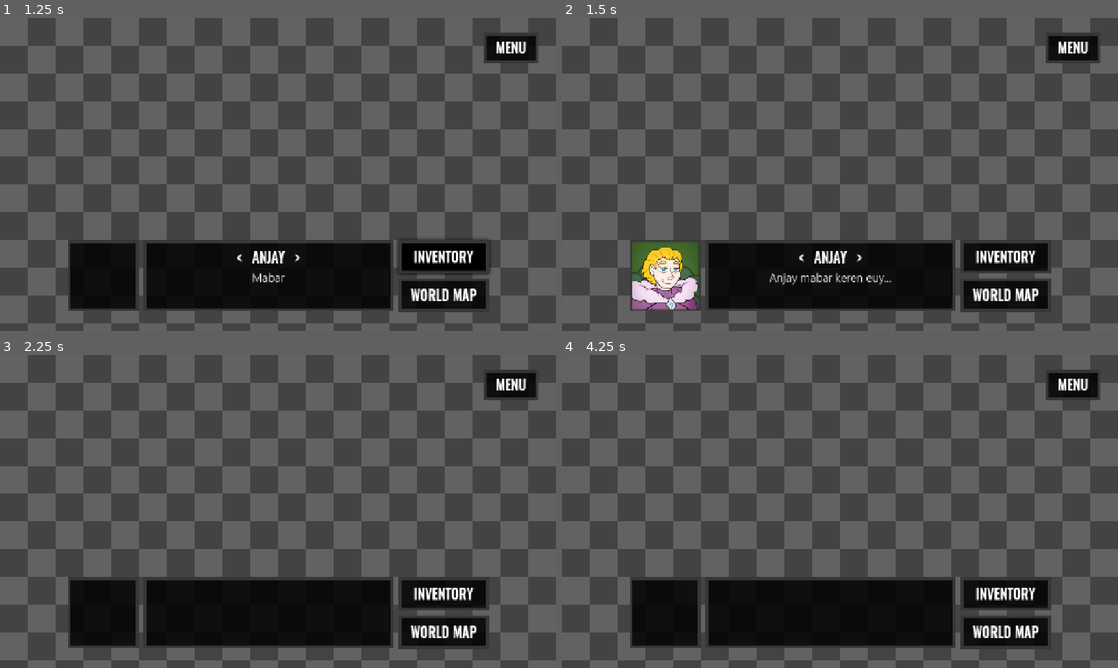
Above: before the commit, frames 1-4 (two rows, left to right).
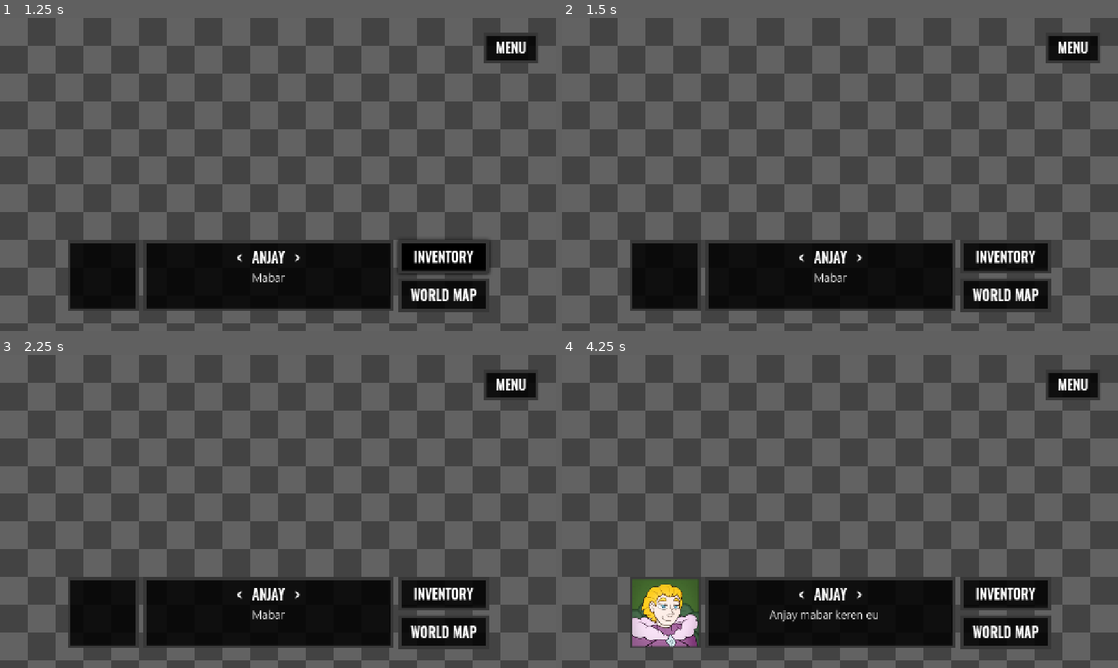
Above: after the commit, the same moments.

Repository: Piyan0/tim_movement
Game: Godot game, scene res://ui/game_hud/hud.tscn
The game is run twice, just before and just after one commit, with the same random seed, the same clock (stepped at 60 frames per second) and the same inputs.
Inputs (mouse positions are in pixels of both pictures, inside the frame that each line leads up to):
- Up to frame 1 (1.25 s): click (444, 255) at 0.52 s
- Up to frame 2 (1.5 s): tap Enter (ui_accept) at 1.25 s; drag from (1006, 255) to (895, 105) at 1.27 s
- Up to frame 3 (2.25 s): tap Enter (ui_accept) at 2 s; drag from (444, 630) to (250, 574) at 2.02 s
- Up to frame 4 (4.25 s): tap Enter (ui_accept) at 2.75, 3.5 s; move the mouse to (1073, 383) at 2.77 s; hold Right (ui_right) 2.78-3.5 s; click (1073, 383) at 2.92 s; drag from (812, 574) to (673, 464) at 3.52 s

Frame 1 is identical in both runs. In frame 2, 2.9% of the frame differs, in the area x 12-60%, y 71-94%; in frame 3, 0.3%; in frame 4, 3.0%, in the area x 12-57%, y 71-94%.

Commit message:
Commit at 08/06/2026 20:17:39,96

Diff:
--- a/commons/interact_actions.gd
+++ b/commons/interact_actions.gd
@@ -1,12 +1,14 @@
 class_name InteractActions
 
 func text(arr = ["Godot//It works!"]):
-    var ins = load("uid://bxikvddg4fkyy").instantiate()
-    ins.dialogue_batch = arr.map(func(value):
-        var split = value.split("/")
-        var line = Dialogue.DialogueLine.new(split[0].strip_edges(), split[2].strip_edges())
-        line.avatar_path = split[1].replace(".", "/").strip_edges()
-        return line
-    )
-    GlobalCanvas.add_child(ins)
-    await ins.finished
+    return
+
+    # var ins = load("uid://bxikvddg4fkyy").instantiate()
+    # ins.dialogue_batch = arr.map(func(value):
+    #     var split = value.split("/")
+    #     var line = Dialogue.DialogueLine.new(split[0].strip_edges(), split[2].strip_edges())
+    #     line.avatar_path = split[1].replace(".", "/").strip_edges()
+    #     return line
+    # )
+    # GlobalCanvas.add_child(ins)
+    # await ins.finished
--- /dev/null
+++ b/commons/ui/animate_fade.gd
@@ -0,0 +1 @@
+class_name AnimateFade
--- a/commons/ui/dialogue_base.gd
+++ b/commons/ui/dialogue_base.gd
@@ -8,15 +8,19 @@
 var speed= 20
 var dialogue_batch: Array= []: set= _set_dialogue_batch
 var on_progress= func(dialogue, visible_character, just_changed): pass
-
+var click_target: Control
 var _is_running_dialogue= false
 var _t: Tween
 var _just_changed= false
 var _current_dialogue= ""
 
 
-func _init(parent) -> void:
+func _init(parent, click_target = null) -> void:
+    if click_target == null:
+        click_target = parent
+
     parent.add_child.call_deferred(self)
+    click_target.gui_input.connect(input)
 
 
 func input(event: InputEvent):
--- a/ui/game_hud/hud.gd
+++ b/ui/game_hud/hud.gd
@@ -2,5 +2,18 @@
 extends Control
 
 
+@export_category("Buttons")
+@export var _buttons: Array[HoverableButton]
+
 func _ready() -> void:
-    pass
+    # button menu
+    _buttons[0].cb = func():
+        print("button menu")
+
+    # button inventory
+    _buttons[1].cb = func():
+        print("button inventory")
+
+    # buttonworld map
+    _buttons[2].cb = func():
+        print("button map")
--- a/ui/game_hud/hud.tscn
+++ b/ui/game_hud/hud.tscn
@@ -7,9 +7,8 @@
 [ext_resource type="LabelSettings" uid="uid://dqvc2kyhvjdcy" path="res://assets/ui/style/label_name.tres" id="4_8jpm2"]
 [ext_resource type="Texture2D" uid="uid://8flx0yjn7ifl" path="res://assets/images/portraits/shane.png" id="4_x4xp1"]
 [ext_resource type="LabelSettings" uid="uid://c53o05x7ehgqn" path="res://assets/ui/style/label_dialogue.tres" id="5_mx14h"]
-[ext_resource type="PackedScene" uid="uid://buajies2jtys6" path="res://ui/hoverable_button/hoverable_button.tscn" id="6_g8xwt"]
+[ext_resource type="PackedScene" uid="uid://buajies2jtys6" path="res://ui/hoverable_button/black/hoverable_button.tscn" id="6_g8xwt"]
 [ext_resource type="Script" uid="uid://dejfrbq4d4fdv" path="res://ui/game_hud/hud_dialogue_logic.gd" id="8_8jpm2"]
-[ext_resource type="Script" uid="uid://dbl0hbal7s4wv" path="res://ui/game_hud/hud_button_logic.gd" id="9_mx14h"]
 
 [sub_resource type="ShaderMaterial" id="ShaderMaterial_g8xwt"]
 shader = ExtResource("1_qvtb7")
@@ -21,7 +20,7 @@
 
 [sub_resource type="StyleBoxEmpty" id="StyleBoxEmpty_g8xwt"]
 
-[node name="HUD" type="Control" unique_id=251633660]
+[node name="HUD" type="Control" unique_id=251633660 node_paths=PackedStringArray("_buttons")]
 layout_mode = 3
 anchors_preset = 15
 anchor_right = 1.0
@@ -29,6 +28,15 @@
 grow_horizontal = 2
 grow_vertical = 2
 script = ExtResource("1_3ys00")
+_buttons = [NodePath("HoverableButton"), NodePath("BottomContainer/PanelContainer/VBoxContainer/HoverableButton"), NodePath("BottomContainer/PanelContainer/VBoxContainer/HoverableButton2")]
+
+[node name="HUDDialogueLogic" type="Node" parent="." unique_id=1285769413 node_paths=PackedStringArray("_tr_portrait", "_lb_name", "_deco", "_lb_content", "_click_target")]
+script = ExtResource("8_8jpm2")
+_tr_portrait = NodePath("../BottomContainer/Control/Portrait")
+_lb_name = NodePath("../BottomContainer/MarginContainer/MarginContainer/VBoxContainer2/HBoxContainer2/Label")
+_deco = [NodePath("../BottomContainer/MarginContainer/MarginContainer/VBoxContainer2/HBoxContainer2/Label2"), NodePath("../BottomContainer/MarginContainer/MarginContainer/VBoxContainer2/HBoxContainer2/Label3")]
+_lb_content = NodePath("../BottomContainer/MarginContainer/MarginContainer/VBoxContainer2/Label")
+_click_target = NodePath("")
 
 [node name="Control" type="ColorRect" parent="." unique_id=1188583734]
 material = SubResource("ShaderMaterial_g8xwt")
@@ -38,6 +46,7 @@
 anchor_bottom = 1.0
 grow_horizontal = 2
 grow_vertical = 2
+mouse_filter = 1
 
 [node name="TextureRect" type="TextureRect" parent="." unique_id=758433168]
 visible = false
@@ -184,13 +193,3 @@
 offset_bottom = 103.0
 grow_horizontal = 0
 title = "MENU"
-
-[node name="HUDDialogueLogic" type="Node" parent="." unique_id=1285769413 node_paths=PackedStringArray("_tr_portrait", "_lb_name", "_deco", "_lb_content")]
-script = ExtResource("8_8jpm2")
-_tr_portrait = NodePath("../BottomContainer/Control/Portrait")
-_lb_name = NodePath("../BottomContainer/MarginContainer/MarginContainer/VBoxContainer2/HBoxContainer2/Label")
-_deco = [NodePath("../BottomContainer/MarginContainer/MarginContainer/VBoxContainer2/HBoxContainer2/Label2"), NodePath("../BottomContainer/MarginContainer/MarginContainer/VBoxContainer2/HBoxContainer2/Label3")]
-_lb_content = NodePath("../BottomContainer/MarginContainer/MarginContainer/VBoxContainer2/Label")
-
-[node name="HUDButtonLogic" type="Node" parent="." unique_id=1699864181]
-script = ExtResource("9_mx14h")
--- a/ui/game_hud/hud_button_logic.gd
+++ /dev/null
@@ -1 +0,0 @@
-extends Node
--- a/ui/game_hud/hud_dialogue_logic.gd
+++ b/ui/game_hud/hud_dialogue_logic.gd
@@ -6,13 +6,14 @@
 @export var _lb_name: Label
 @export var _deco: Array[Label]
 @export var _lb_content: Label
+@export var _click_target: Control
 
 
 var _base_dlg: DialogueBase
 
 func _ready() -> void:
     reset_content()
-    _base_dlg = DialogueBase.new(self)
+    _base_dlg = DialogueBase.new(owner)
     _base_dlg.speed = _dlg_speed
     _base_dlg.on_progress = func(dialogue: DialogueWithPortrait, vis_chars, just_changed):
         if just_changed:
@@ -53,10 +54,6 @@
     _lb_name.text = ""
 
 
-func _input(event: InputEvent) -> void:
-    _base_dlg.input(event)
-
-
 class DialogueWithPortrait:
     extends DialogueBase.DialogueNormal
     var portrait_id: String
--- a/ui/hoverable_button/hoverable_button.gd
+++ b/ui/hoverable_button/black/hoverable_button.gd
@@ -1,4 +1,5 @@
 @tool
+class_name HoverableButton
 extends MarginContainer
 
 
--- a/ui/hoverable_button/hoverable_button.tscn
+++ b/ui/hoverable_button/black/hoverable_button.tscn
@@ -1,13 +1,14 @@
 [gd_scene format=3 uid="uid://buajies2jtys6"]
 
-[ext_resource type="Script" uid="uid://c1cvwi2rfunsp" path="res://ui/hoverable_button/hoverable_button.gd" id="1_p2ebe"]
+[ext_resource type="Script" uid="uid://c1cvwi2rfunsp" path="res://ui/hoverable_button/black/hoverable_button.gd" id="1_p2ebe"]
 [ext_resource type="LabelSettings" uid="uid://dqvc2kyhvjdcy" path="res://assets/ui/style/label_name.tres" id="2_86qne"]
 [ext_resource type="Texture2D" uid="uid://dfmy81ewhyps2" path="res://assets/ui/frame_black_normal.png" id="3_k5r64"]
 [ext_resource type="Texture2D" uid="uid://p5fcx6xynsur" path="res://assets/ui/frame_black_hover.png" id="3_phqk4"]
 
 [node name="HoverableButton" type="MarginContainer" unique_id=676343973]
 offset_right = 112.0
-offset_bottom = 46.0
+offset_bottom = 70.0
+mouse_filter = 0
 script = ExtResource("1_p2ebe")
 
 [node name="Control" type="Control" parent="." unique_id=856392079]
--- /dev/null
+++ b/ui/hoverable_button/pink/hoverable_button_pink.tscn
@@ -0,0 +1,20 @@
+[gd_scene format=3 uid="uid://dgnqke0amr8wb"]
+
+[ext_resource type="PackedScene" uid="uid://buajies2jtys6" path="res://ui/hoverable_button/black/hoverable_button.tscn" id="1_ghr6j"]
+[ext_resource type="Texture2D" uid="uid://ddtpg2ksm5v1s" path="res://assets/ui/frame_pink_idle.png" id="2_m7x57"]
+[ext_resource type="Texture2D" uid="uid://bopb128rvo6rc" path="res://assets/ui/frame_pink_hover.png" id="3_g8n7s"]
+
+[node name="HoverableButton" unique_id=676343973 instance=ExtResource("1_ghr6j")]
+title = "TEXT"
+
+[node name="IdleFrame" parent="Control" parent_id_path=PackedInt32Array(856392079) index="0" unique_id=747893412]
+offset_left = -14.0
+offset_top = -15.0
+offset_right = 14.0
+texture = ExtResource("2_m7x57")
+
+[node name="HoverFrame" parent="Control" parent_id_path=PackedInt32Array(856392079) index="1" unique_id=947909958]
+offset_left = -14.0
+offset_top = -15.0
+offset_right = 14.0
+texture = ExtResource("3_g8n7s")
--- /dev/null
+++ b/ui/main_menu/main_menu.gd
@@ -0,0 +1,40 @@
+extends Control
+
+
+@export_category("OptionsView")
+@export var _btn_start: HoverableButton
+@export var _buttons: Array[HoverableButton]
+@export var _hero: TextureRect
+@export var _options_container: Control
+
+
+func _ready() -> void:
+    _hide_options()
+
+    _btn_start.cb = func():
+        _display_options()
+
+    # quit options.
+    _buttons[3].cb = func():
+        get_tree().quit()
+
+
+func _hide_options():
+    _options_container.hide()
+    _hero.modulate = Color.TRANSPARENT
+
+    for btn in _buttons:
+        btn.modulate = Color.TRANSPARENT
+
+
+func _display_options():
+    _options_container.show()
+    var t = create_tween()
+    t.tween_property(_hero, "modulate", Color.WHITE, 0.5)
+
+    await t.finished
+
+    for button in _buttons:
+        t = create_tween()
+        t.tween_property(button, "modulate", Color.WHITE, 0.1)
+        await get_tree().create_timer(0.1).timeout
--- /dev/null
+++ b/ui/main_menu/main_menu.tscn
@@ -0,0 +1,85 @@
+[gd_scene format=3 uid="uid://egmm5itqnfih"]
+
+[ext_resource type="Script" uid="uid://s3xsfa2rgolw" path="res://ui/main_menu/main_menu.gd" id="1_i5wg5"]
+[ext_resource type="Texture2D" uid="uid://dvhe5njqphije" path="res://assets/ui/main_menu/FD_UI_StartScreen_Clean_01.png" id="1_uhj5c"]
+[ext_resource type="PackedScene" uid="uid://dgnqke0amr8wb" path="res://ui/hoverable_button/pink/hoverable_button_pink.tscn" id="2_mu8pm"]
+[ext_resource type="Texture2D" uid="uid://n2wh2wd7w0kc" path="res://assets/ui/main_menu/FD_UI_MenuScreen_Clean_01.png" id="2_omy8q"]
+
+[node name="MainMenu" type="Control" unique_id=973046342 node_paths=PackedStringArray("_btn_start", "_buttons", "_hero", "_options_container")]
+layout_mode = 3
+anchors_preset = 15
+anchor_right = 1.0
+anchor_bottom = 1.0
+grow_horizontal = 2
+grow_vertical = 2
+script = ExtResource("1_i5wg5")
+_btn_start = NodePath("HoverableButton")
+_buttons = [NodePath("Control/MainMenuOptions/HoverableButton"), NodePath("Control/MainMenuOptions/HoverableButton2"), NodePath("Control/MainMenuOptions/HoverableButton3"), NodePath("Control/MainMenuOptions/HoverableButton4")]
+_hero = NodePath("Control/Hero")
+_options_container = NodePath("Control")
+
+[node name="TextureRect" type="TextureRect" parent="." unique_id=789335860]
+layout_mode = 0
+offset_right = 40.0
+offset_bottom = 40.0
+texture = ExtResource("1_uhj5c")
+
+[node name="HoverableButton" parent="." unique_id=676343973 instance=ExtResource("2_mu8pm")]
+layout_mode = 1
+anchors_preset = 8
+anchor_left = 0.5
+anchor_top = 0.5
+anchor_right = 0.5
+anchor_bottom = 0.5
+offset_left = -66.0
+offset_top = 50.0
+offset_right = 66.0
+offset_bottom = 120.0
+grow_horizontal = 2
+grow_vertical = 2
+title = "START"
+
+[node name="Control" type="Control" parent="." unique_id=284047148]
+layout_mode = 1
+anchors_preset = 15
+anchor_right = 1.0
+anchor_bottom = 1.0
+grow_horizontal = 2
+grow_vertical = 2
+
+[node name="Hero" type="TextureRect" parent="Control" unique_id=883127912]
+layout_mode = 0
+offset_right = 1280.0
+offset_bottom = 720.0
+texture = ExtResource("2_omy8q")
+
+[node name="MainMenuOptions" type="VBoxContainer" parent="Control" unique_id=1318385376]
+layout_mode = 1
+anchors_preset = 8
+anchor_left = 0.5
+anchor_top = 0.5
+anchor_right = 0.5
+anchor_bottom = 0.5
+offset_left = -105.0
+offset_top = -177.0
+offset_right = 105.0
+offset_bottom = 139.0
+grow_horizontal = 2
+grow_vertical = 2
+theme_override_constants/separation = 12
+
+[node name="HoverableButton" parent="Control/MainMenuOptions" unique_id=920351053 instance=ExtResource("2_mu8pm")]
+layout_mode = 2
+title = "NEW GAME"
+
+[node name="HoverableButton2" parent="Control/MainMenuOptions" unique_id=962278324 instance=ExtResource("2_mu8pm")]
+layout_mode = 2
+title = "CONTINUE"
+
+[node name="HoverableButton3" parent="Control/MainMenuOptions" unique_id=1149856633 instance=ExtResource("2_mu8pm")]
+layout_mode = 2
+title = "LOAD"
+
+[node name="HoverableButton4" parent="Control/MainMenuOptions" unique_id=895130527 instance=ExtResource("2_mu8pm")]
+layout_mode = 2
+title = "CLOSE GAME"
Not shown, changed: TODO.txt
Not shown, added: assets/ui/frame_deco.png.import
Binary file changed: assets/ui/frame_pink_hover.png
Not shown, added: assets/ui/frame_pink_hover.png.import
Binary file changed: assets/ui/frame_pink_idle.png
Not shown, added: assets/ui/frame_pink_idle.png.import
Binary file added: assets/ui/main_menu/FD_UI_MenuScreen_Clean_01.png
Not shown, added: assets/ui/main_menu/FD_UI_MenuScreen_Clean_01.png.import
Binary file added: assets/ui/main_menu/FD_UI_StartScreen_Clean_01.png
Not shown, added: assets/ui/main_menu/FD_UI_StartScreen_Clean_01.png.import
Not shown, added: commons/ui/animate_fade.gd.uid
Not shown, removed: ui/game_hud/hud_button_logic.gd.uid
(and 2 more such lines)
